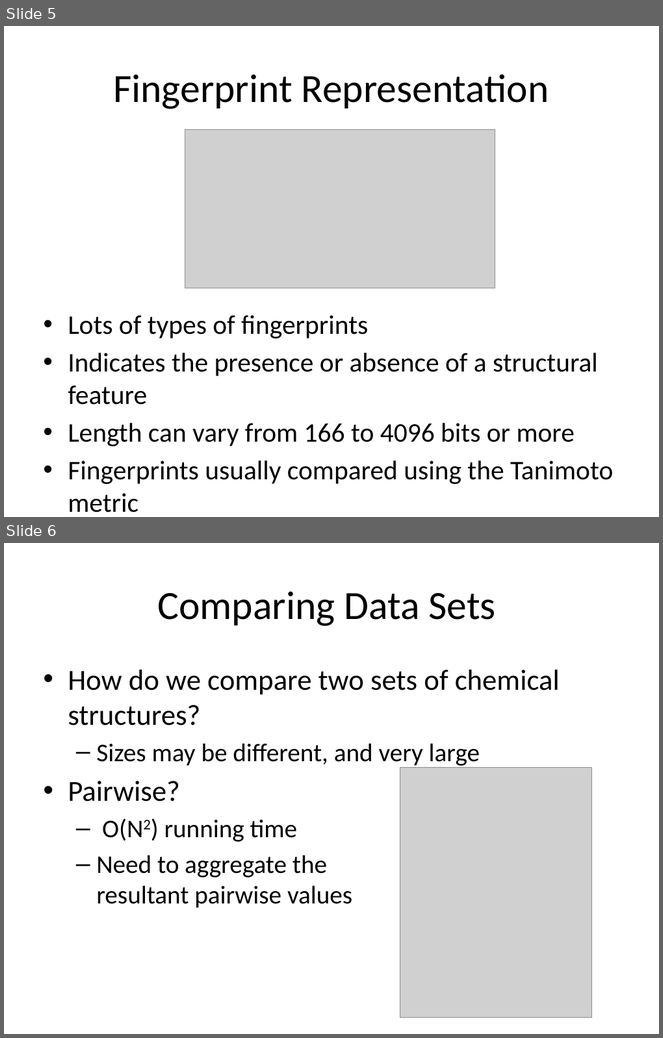
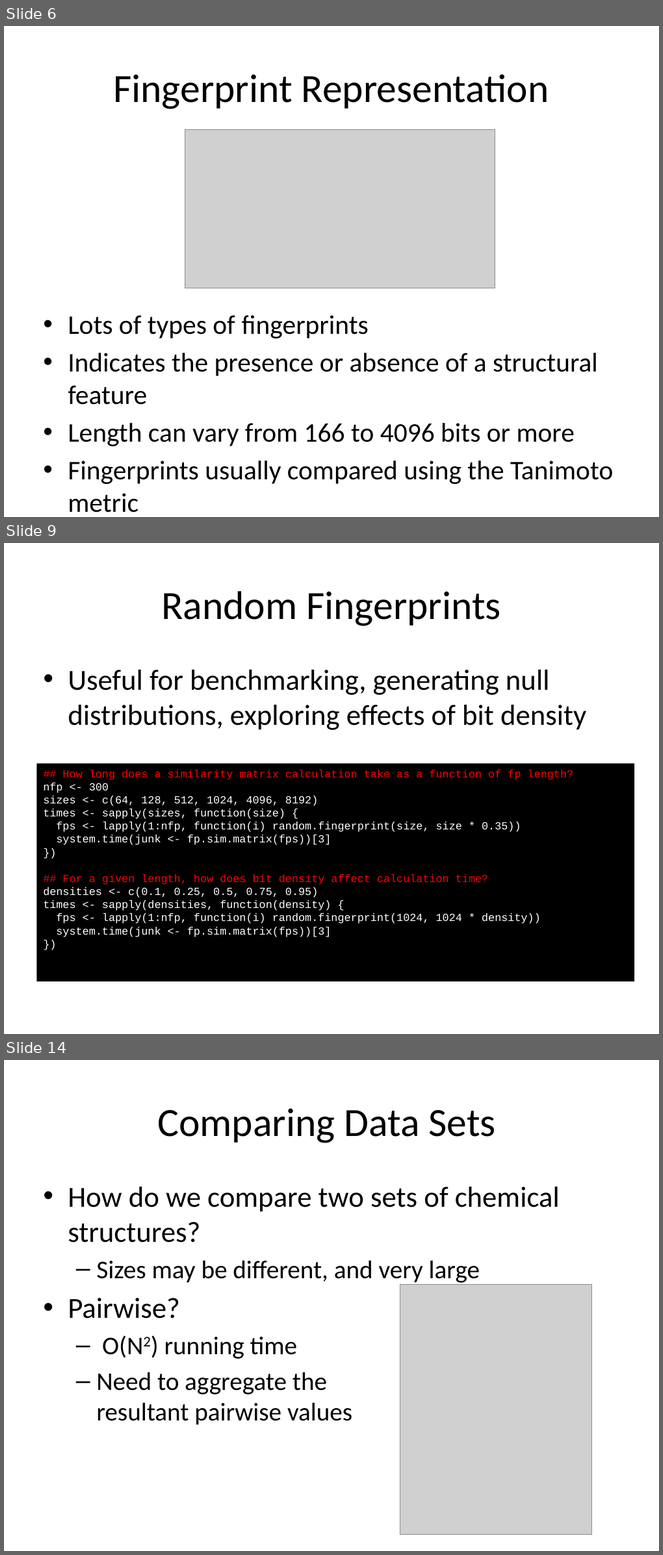
Before and after one commit to rajarshi/ctpa-fingerprints, a slide deck: fingerprints.pptx. Shown one above the other, each under a label of ours: slides 5 and 6 before the commit, slides 6, 9 and 14 after it; the slides between them are not shown. The pictures are 663x1038 and 663x1555 pixels, drawn with LibreOffice and Linux fonts; fonts in the diff are those of the drawing; grey boxes stand for pictures. Boxes give left, top, right and bottom in pixels: in the first picture for what was removed or moved away, otherwise in the second. Text is boxed around its words. In the diff, an @@ line names an element or a change of style, - is before the commit and + after.

```diff
--- a/fingerprints.pptx
+++ b/fingerprints.pptx
@@ slide 9 added at (4,543,659,1034), background #FFFFFF @@
@@ title added at (161,591,501,626), 44 pt, text #000000 @@
+Random Fingerprints
@@ text added at (68,670,586,730), 32 pt, text #000000 @@
+• Useful for benchmarking, generating null distributions, exploring effects of bit density
@@ rectangle added at (36,764,635,982), fill #000000, 12 pt, text #FFFFFF @@
+## How long does a similarity matrix calculation take as a function of fp length?
+nfp <- 300
+sizes <- c(64, 128, 512, 1024, 4096, 8192)
+times <- sapply(sizes, function(size) {
+fps <- lapply(1:nfp, function(i) random.fingerprint(size, size * 0.35))
+system.time(junk <- fp.sim.matrix(fps))[3]
+})
+## For a given length, how does bit density affect calculation time?
+densities <- c(0.1, 0.25, 0.5, 0.75, 0.95)
+times <- sapply(densities, function(density) {
+fps <- lapply(1:nfp, function(i) random.fingerprint(1024, 1024 * density))
+system.time(junk <- fp.sim.matrix(fps))[3]
+})
@@ what was slide 5 is now slide 6 @@
@@ what was slide 6 is now slide 14 @@
```
Also in this commit, not shown: 4 slides changed, 8 other slides added, 4 other files.
